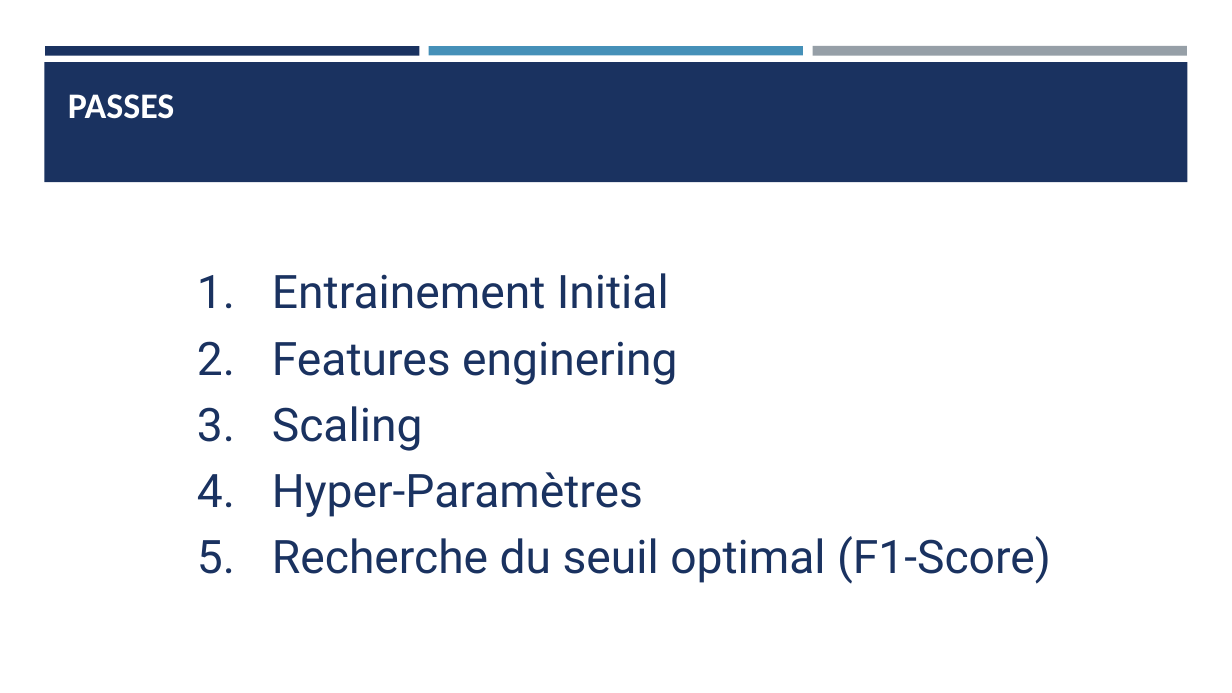
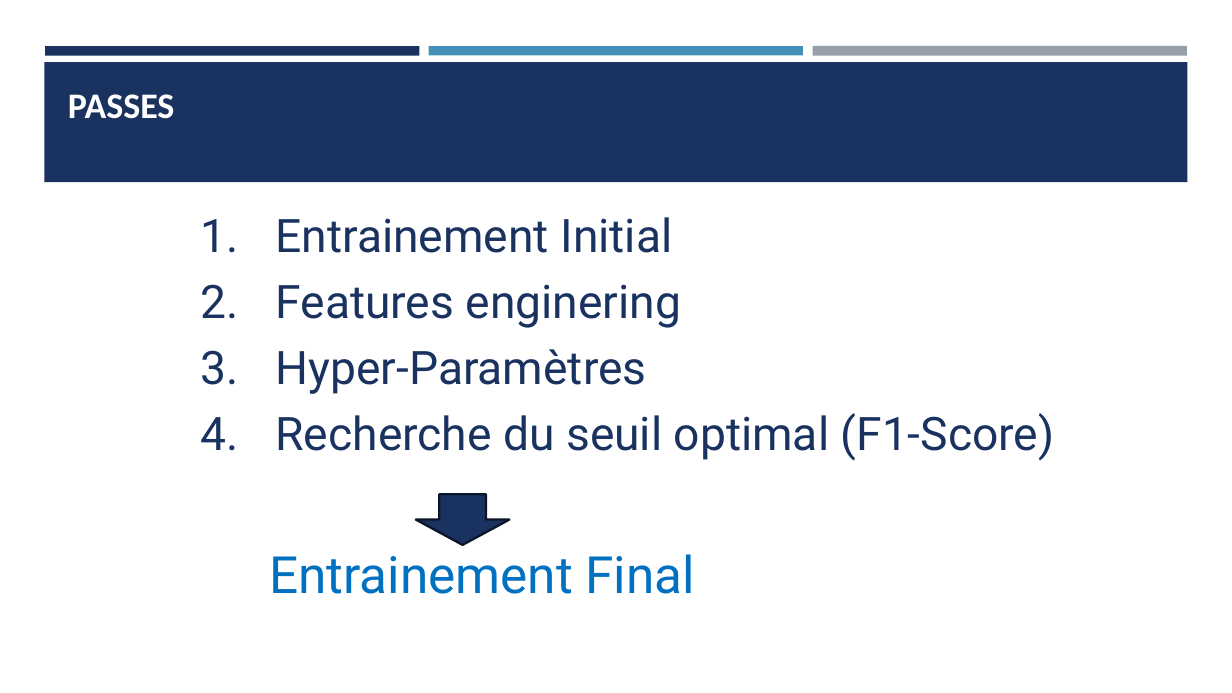
Before and after one commit to Ace4teaM/OCR-NovaTech, a slide deck: slide 26 of Presentation.pptx (slide 34 before the commit). Drawn at 1232x693 pixels with LibreOffice and Linux fonts; fonts in the diff are those of the drawing. Boxes give left, top, right and bottom in pixels: in the first picture for what was removed or moved away, otherwise in the second. Text is boxed around its words. In the diff, an @@ line names an element or a change of style, - is before the commit and + after.

```diff
--- a/Presentation.pptx
+++ b/Presentation.pptx
@@ text "Entrainement Initial": place and size @@
-text "Entrainement Initial" at (272, 273, 1051, 584)
+text "Entrainement Initial" at (276, 217, 1055, 461)
@@ text at (272, 406, 423, 451): paragraph removed @@
-3. Scaling
@@ down arrow added at (416, 494, 509, 545), fill #1A3260, outline #0B162A 1.75 pt @@
@@ text added at (269, 554, 695, 594), 40 pt, text #0070C0 @@
+Entrainement Final
```
Also in this commit, not shown: 13 other slides changed, 11 slides added, 16 slides removed, 15 other files.
